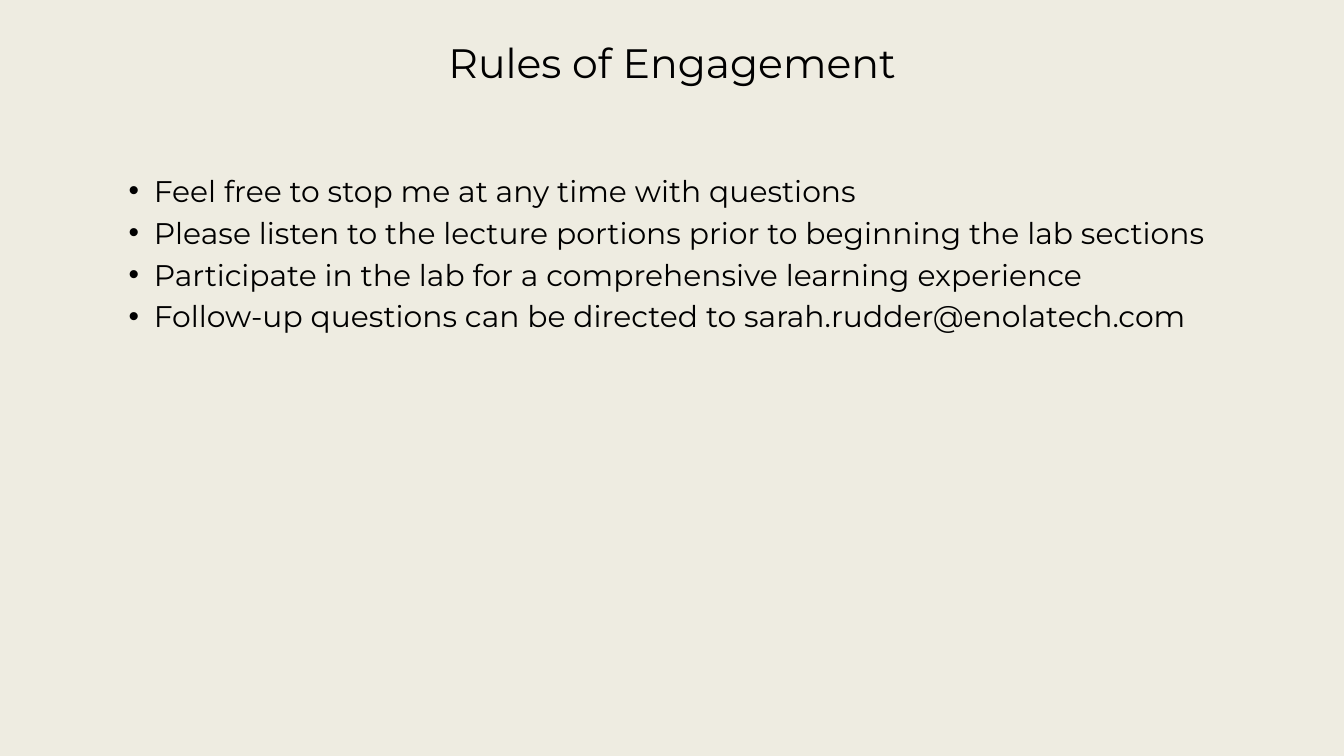
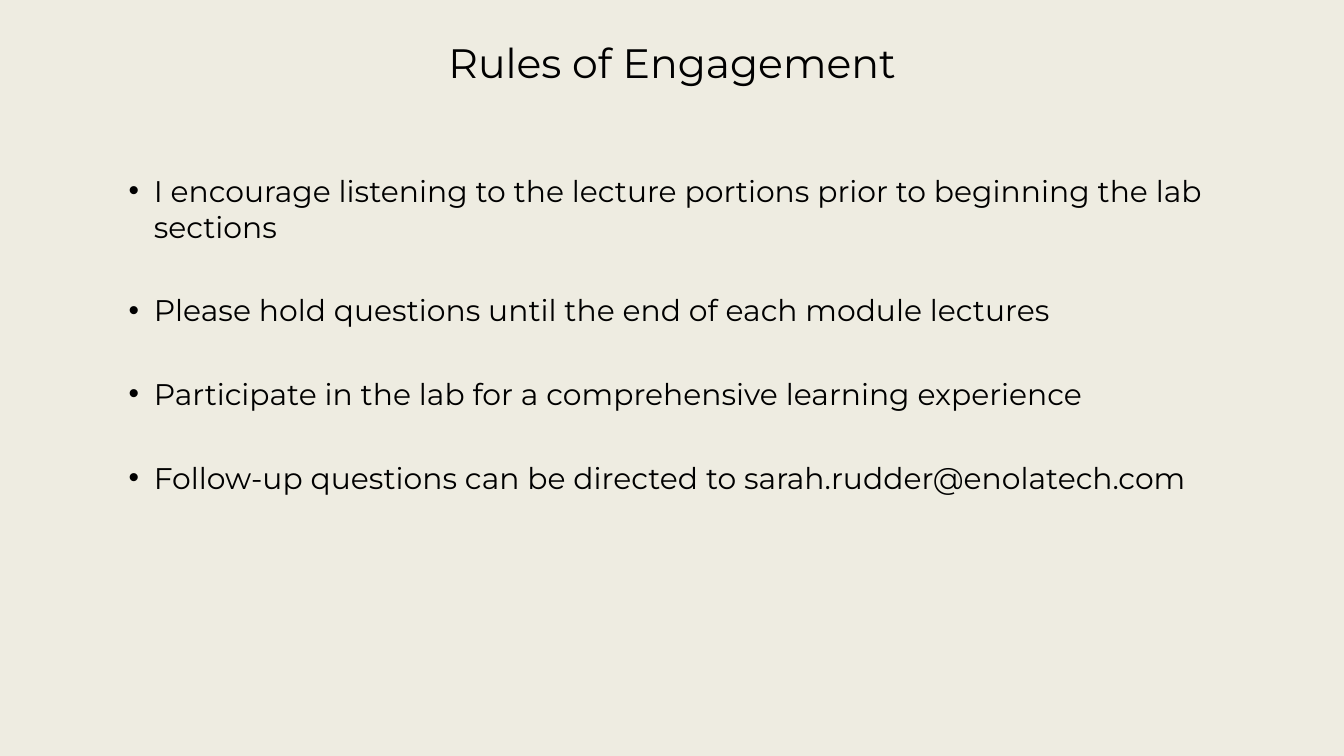
Before and after one commit to srudder16/Lifecycle_Modeling, a slide deck: slide 4 of 2025_WSRC/2026 WSRC Tutorial - 1.pptx. Drawn at 1344x756 pixels with LibreOffice and Linux fonts; fonts in the diff are those of the drawing; background and template pictures are left out. Boxes give left, top, right and bottom in pixels: in the first picture for what was removed or moved away, otherwise in the second. Text is boxed around its words. In the diff, an @@ line names an element or a change of style, - is before the commit and + after.

```diff
--- a/2025_WSRC/2026 WSRC Tutorial - 1.pptx
+++ b/2025_WSRC/2026 WSRC Tutorial - 1.pptx
@@ text at (x1=154, y1=180, x2=1202, y2=327): text changed @@
-• Feel free to stop me at any time with questions
-• Please listen to the lecture portions prior to beginning the lab sections
+• I encourage listening to the lecture portions prior to beginning the lab sections
+• Please hold questions until the end of each module lectures
```
Also in this commit, not shown: 2 other slides changed, 1 slide added, 1 slide removed, 2 other files.
